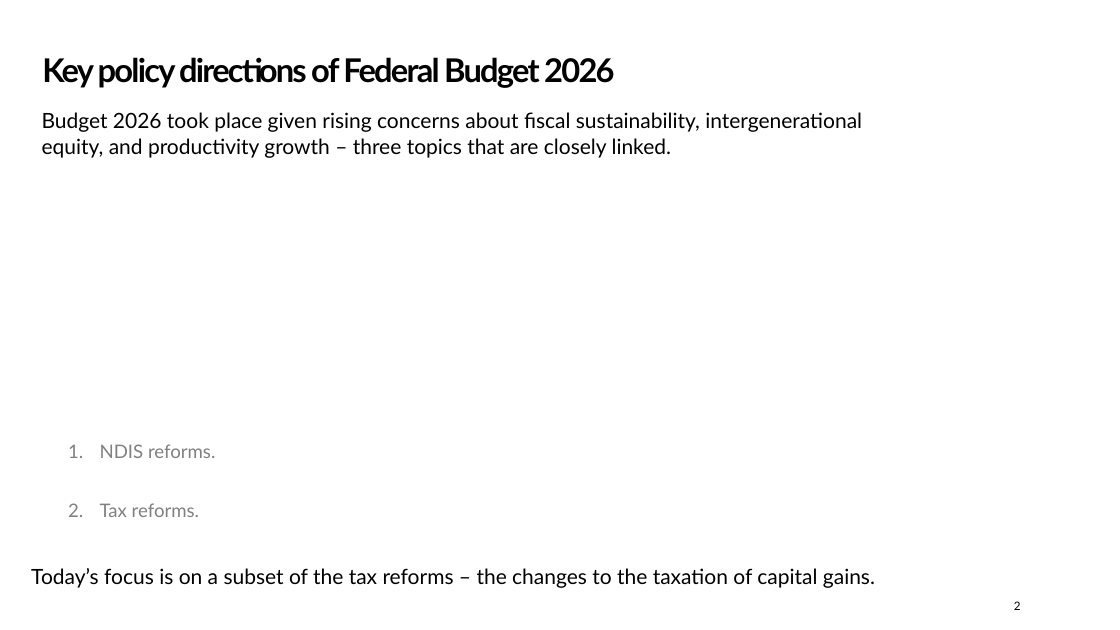
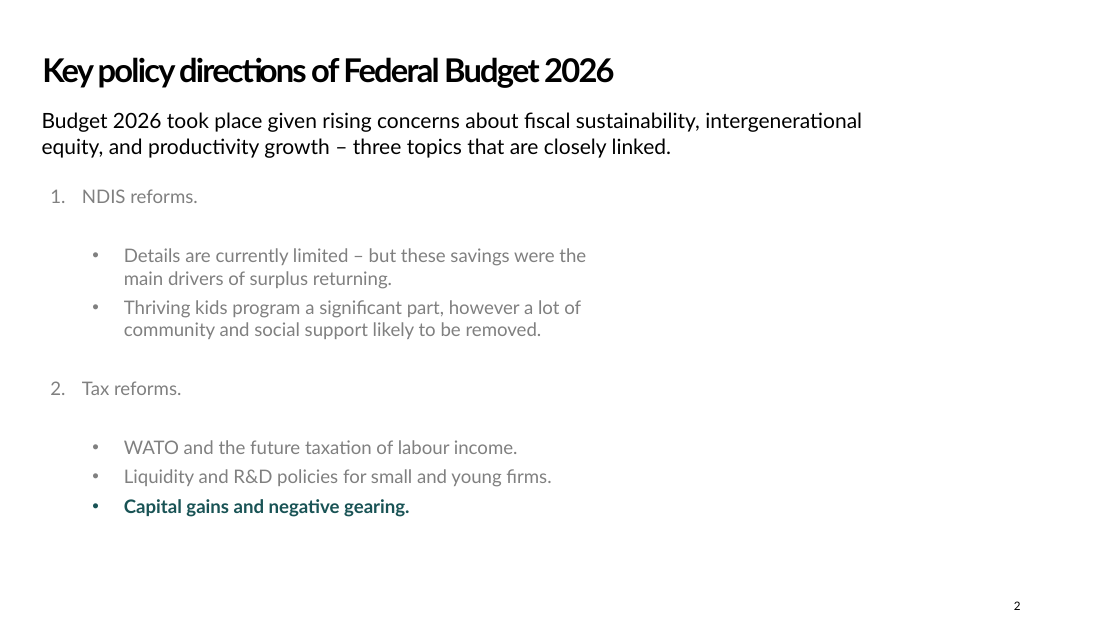
Before and after one commit to Zjub/TVHENZ, a slide deck: slide 2 of e61 Projects/Presentations/QETA Post-Budget 2026.pptx. Drawn at 1120x630 pixels with LibreOffice and Linux fonts; fonts in the diff are those of the drawing; background and template pictures are left out. Boxes give left, top, right and bottom in pixels: in the first picture for what was removed or moved away, otherwise in the second. Text is boxed around its words. In the diff, an @@ line names an element or a change of style, - is before the commit and + after.

```diff
--- a/e61 Projects/Presentations/QETA Post-Budget 2026.pptx
+++ b/e61 Projects/Presentations/QETA Post-Budget 2026.pptx
@@ text "NDIS reforms.": place and size @@
-text "NDIS reforms." at (100, 444, 215, 517)
+text "NDIS reforms." at (82, 189, 586, 517)
@@ text at (124, 248, 586, 339): paragraphs added @@
+  • Details are currently limited – but these savings were the main drivers of surplus returning.
+  • Thriving kids program a significant part, however a lot of community and social support likely to be removed.
@@ text at (124, 440, 551, 517): paragraphs added @@
+  • WATO and the future taxation of labour income.
+  • Liquidity and R&D policies for small and young firms.
+  • Capital gains and negative gearing.
@@ text removed at (31, 568, 875, 588) @@
-Today’s focus is on a subset of the tax reforms – the changes to the taxation of capital gains.
```
Also in this commit, not shown: 5 other slides changed, 2 slides added, 3 other files.
